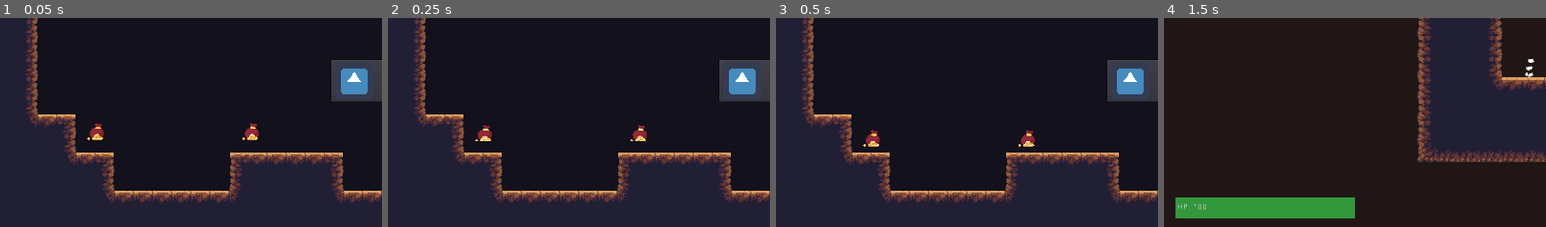
Above: before the commit, frames 1-4 (left to right).
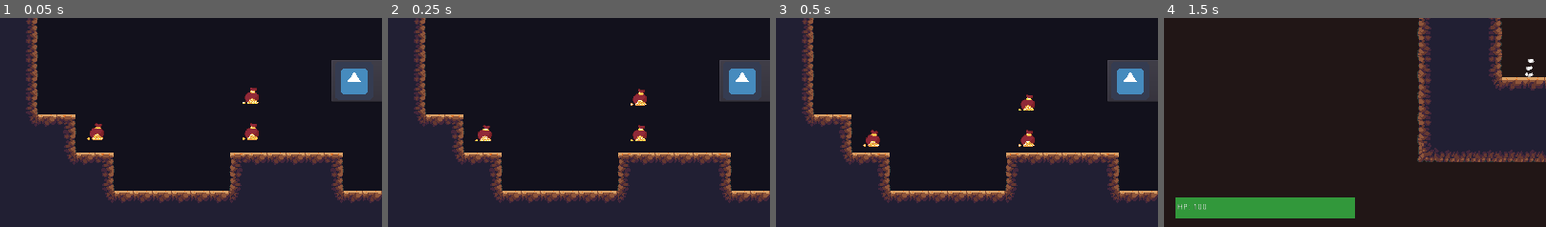
Above: after the commit, the same moments.

Repository: totalfreak/2D-Diablo
Game: Godot game, scene res://Scenes/Menus/Main Menu.tscn
Same seed, same stepped clock (60 frames per second), same inputs: the game is played once before the commit and once after it. The engine's default icon, where the game draws it, is replaced by a stand-in: a white triangle on a blue panel in a dark square.
Inputs:
- Up to frame 1 (0.05 s): no input
- Up to frame 2 (0.25 s): no input
- Up to frame 3 (0.5 s): no input
- Up to frame 4 (1.5 s): click "Play" at 0.5 s; tap Enter (ui_accept) at 1.25 s; hold Right (ui_right) from 1.28 s (still down); tap V (Attack) at 1.35 s
The pictures show only the part of the screen within x 0-50%, y 50-100%; the shares and areas given below are measured in that part.

The runs differ from the first frame. In frame 1, 0.2% of the frame differs, in the area x 63-68%, y 33-42%; in frame 2, 0.2%, in the area x 63-68%, y 33-43%; in frame 3, 0.2%; in frame 4, nothing differs.

Commit message:
Added temp SFX, and gold particles

Diff:
--- a/Globals.gd
+++ b/Globals.gd
@@ -4,6 +4,12 @@
 var maxHealth
 var gold = 0
 const GRAVITY = 20
+
+onready var deathParticle = preload("res://Scenes/FX/DeathParticles.tscn")
+onready var goldParticle = preload("res://Scenes/FX/GoldParticle.tscn")
+onready var lootSprayer = preload("res://Scenes/Loot/Loot Sprayer.tscn")
+
+
 func _ready():
 
 	pass
@@ -45,3 +51,20 @@
 
 func _Update_Gold_UI():
 	get_tree().get_root().get_node("World/HUD/GoldText").text = str(_Get_Gold())
+
+
+func _Spawn_Blood(var position):
+	var particle = deathParticle.instance()
+	particle.position = position
+	get_tree().get_root().get_node("World").add_child(particle)
+	pass
+
+func _Spawn_Loot_Sprayer(var position):
+	var sprayer = lootSprayer.instance()
+	sprayer.position = Vector2(position.x, position.y - 50)
+	get_tree().get_root().get_node("World").add_child(sprayer)
+
+func _Spawn_Gold_Particle(var position):
+	var particle = goldParticle.instance()
+	particle.position = position
+	get_tree().get_root().get_node("World").add_child(particle)
--- a/Scenes/Enemies/Enemy.gd
+++ b/Scenes/Enemies/Enemy.gd
@@ -178,7 +178,7 @@
 		text.get_node("Control/Text").text = str(damage)
 		text.get_node("AnimationPlayer").play("Appear")
 		add_child(text)
-
+		$HitSound.play()
 		if health <= 0 and not dead:
 			_Die()
 
@@ -196,6 +196,6 @@
 	print("Died")
 	dead = true
 	$CollisionShape2D.disabled = true
-	var particle = deathParticle.instance()
-	add_child(particle)
+	Globals._Spawn_Blood($DeathSprayPosition.get_global_position())
+	Globals._Spawn_Loot_Sprayer($DeathSprayPosition.get_global_position())
 	pass
--- a/Scenes/Enemies/Enemy.tscn
+++ b/Scenes/Enemies/Enemy.tscn
@@ -1,19 +1,20 @@
-[gd_scene load_steps=5 format=2]
+[gd_scene load_steps=6 format=2]
 
 [ext_resource path="res://Scenes/Enemies/Enemy.gd" type="Script" id=1]
 [ext_resource path="res://icon.png" type="Texture" id=2]
+[ext_resource path="res://Scenes/SFX/HitSound.tscn" type="PackedScene" id=3]
 
 [sub_resource type="SpriteFrames" id=1]
 
 animations = [ {
 "frames": [ ExtResource( 2 ) ],
 "loop": true,
+"name": "Idle",
+"speed": 5.0
+}, {
+"frames": [ ExtResource( 2 ) ],
+"loop": true,
 "name": "Run",
-"speed": 5.0
-}, {
-"frames": [ ExtResource( 2 ) ],
-"loop": true,
-"name": "Idle",
 "speed": 5.0
 }, {
 "frames": [ ExtResource( 2 ) ],
@@ -32,7 +33,7 @@
 custom_solver_bias = 0.0
 extents = Vector2( 32, 32 )
 
-[node name="Enemy" type="KinematicBody2D" index="0" groups=[
+[node name="Enemy" type="KinematicBody2D" groups=[
 "Enemy",
 ]]
 
@@ -45,6 +46,7 @@
 _sections_unfolded = [ "Collision", "Transform", "Z Index" ]
 moveSpeed = 50
 health = 10.0
+damage = 5
 followRange = 350
 attackRange = 50
 
@@ -131,6 +133,7 @@
 
 [node name="Bars" type="Control" parent="." index="10"]
 
+editor/display_folded = true
 anchor_left = 0.5
 anchor_top = 0.0
 anchor_right = 0.5
@@ -203,6 +206,12 @@
 max_lines_visible = -1
 _sections_unfolded = [ "Rect" ]
 
+[node name="DeathSprayPosition" type="Position2D" parent="." index="11"]
+
+position = Vector2( 0, 32 )
+
+[node name="HitSound" parent="." index="12" instance=ExtResource( 3 )]
+
 [connection signal="timeout" from="AttackTimer" to="." method="_on_AttackTimer_timeout"]
 
 [connection signal="timeout" from="TakeDamageTimer" to="." method="_on_AttackTimer_timeout"]
--- /dev/null
+++ b/Scenes/FX/GoldParticle.tscn
@@ -0,0 +1,95 @@
+[gd_scene load_steps=7 format=2]
+
+[ext_resource path="res://Sprites/Loot/Gold/Gold Coin.png" type="Texture" id=1]
+
+[sub_resource type="Gradient" id=1]
+
+offsets = PoolRealArray( 0, 0.489011, 1 )
+colors = PoolColorArray( 1, 1, 1, 0, 1, 1, 1, 0.947368, 1, 1, 1, 0 )
+
+[sub_resource type="GradientTexture" id=2]
+
+flags = 4
+gradient = SubResource( 1 )
+width = 2048
+
+[sub_resource type="Curve" id=3]
+
+min_value = 0.0
+max_value = 1.0
+bake_resolution = 100
+_data = [ Vector2( 0, 0.467773 ), 0.0, -2.02719, 0, 0, Vector2( 0.501104, 1 ), -0.317265, -0.317265, 0, 0, Vector2( 1, 0 ), 0.0, 0.0, 0, 0 ]
+
+[sub_resource type="CurveTexture" id=4]
+
+flags = 4
+width = 2048
+curve = SubResource( 3 )
+
+[sub_resource type="ParticlesMaterial" id=5]
+
+render_priority = 0
+trail_divisor = 1
+emission_shape = 0
+flag_align_y = true
+flag_rotate_y = true
+flag_disable_z = true
+spread = 90.0
+flatness = 0.64
+gravity = Vector3( 0, 0, 0 )
+initial_velocity = 100.0
+initial_velocity_random = 0.66
+angular_velocity = 0.0
+angular_velocity_random = 0.0
+orbit_velocity = 0.0
+orbit_velocity_random = 0.0
+linear_accel = 0.0
+linear_accel_random = 0.0
+radial_accel = 0.0
+radial_accel_random = 0.0
+tangential_accel = 0.0
+tangential_accel_random = 0.0
+damping = 59.84
+damping_random = 0.4
+angle = 0.0
+angle_random = 0.0
+scale = 1.0
+scale_random = 1.0
+scale_curve = SubResource( 4 )
+color_ramp = SubResource( 2 )
+hue_variation = 0.0
+hue_variation_random = 0.0
+anim_speed = 0.0
+anim_speed_random = 0.0
+anim_offset = 0.0
+anim_offset_random = 0.0
+anim_loop = false
+_sections_unfolded = [ "Angular Velocity", "Color", "Damping", "Emission Shape", "Flags", "Gravity", "Initial Velocity", "Orbit Velocity", "Scale", "Spread", "Trail" ]
+
+[node name="GoldParticle" type="Node2D" index="0"]
+
+z_index = 2
+_sections_unfolded = [ "Z Index" ]
+
+[node name="Particles2D" type="Particles2D" parent="." index="0"]
+
+rotation = -1.5708
+emitting = true
+amount = 20
+lifetime = 1.0
+one_shot = true
+preprocess = 0.0
+speed_scale = 1.0
+explosiveness = 0.95
+randomness = 0.0
+fixed_fps = 60
+fract_delta = true
+visibility_rect = Rect2( -100, -100, 200, 200 )
+local_coords = false
+draw_order = 0
+process_material = SubResource( 5 )
+texture = ExtResource( 1 )
+normal_map = null
+h_frames = 1
+v_frames = 1
+_sections_unfolded = [ "Drawing", "Pause", "Process Material", "Textures", "Time", "Transform" ]
--- a/Scenes/Loot/Gold/Gold Pouch.gd
+++ b/Scenes/Loot/Gold/Gold Pouch.gd
@@ -15,7 +15,9 @@
 
 func _on_Area2D_body_entered(body):
 	if body.get_groups().has("Player"):
+		Globals._Spawn_Gold_Particle($Physics/Area2D.get_global_position())
 		Globals._Pick_Up_Gold(goldValue)
+		body.get_node("GoldSound").play()
 		queue_free()
 		pass
 	pass # replace with function body
--- a/Scenes/Loot/Gold/Gold Pouch.tscn
+++ b/Scenes/Loot/Gold/Gold Pouch.tscn
@@ -18,13 +18,15 @@
 "Loot",
 ]]
 
+scale = Vector2( 0.75, 0.75 )
 script = ExtResource( 1 )
+_sections_unfolded = [ "Transform" ]
 
 [node name="Physics" type="RigidBody2D" parent="." index="0"]
 
 input_pickable = false
 collision_layer = 524288
-collision_mask = 524288
+collision_mask = 0
 mode = 0
 mass = 1.0
 friction = 1.0
--- a/Scenes/Loot/Loot Sprayer.gd
+++ b/Scenes/Loot/Loot Sprayer.gd
@@ -1,13 +1,16 @@
 extends Node2D
 
 var spread = 45
+onready var sprayDirections = $SprayDirections.get_children()
+var sprayDirection = -10.0
+var sprayDirectionIterator = 2.0
 var speed = 1
 var loot = []
 var gold = load("res://Scenes/Loot/Gold/Gold Pouch.tscn")
-export var sprayForce = 150.0
+export var sprayForce = 100.0
 
 func _ready():
-	for i in range(0, 10):
+	for i in range(0, 5):
 		loot.append(gold)
 	_Spray()
 	pass
@@ -21,5 +24,10 @@
 	for i in range(0, loot.size()):
 		var newLoot = loot[i].instance()
 		print("What")
-		newLoot.get_node("Physics").apply_impulse($SprayOrigin.get_global_position(), Vector2(0, -1 * sprayForce) )
+		newLoot.get_node("Physics").apply_impulse($SprayOrigin.get_global_position(), Vector2(sprayDirection, -1 * sprayForce) )
+		sprayDirection += sprayDirectionIterator
+		if sprayDirectionIterator > 10.0:
+			sprayDirectionIterator = -2.0
+		elif sprayDirectionIterator < -10.0:
+			sprayDirectionIterator = 2.0
 		$SprayOrigin.add_child(newLoot)
--- a/Scenes/Loot/Loot Sprayer.tscn
+++ b/Scenes/Loot/Loot Sprayer.tscn
@@ -2,9 +2,26 @@
 
 [ext_resource path="res://Scenes/Loot/Loot Sprayer.gd" type="Script" id=1]
 
-[node name="Loot Sprayer" type="Node2D"]
+[node name="Loot Sprayer" type="Node2D" index="0"]
 
 script = ExtResource( 1 )
-sprayForce = 150.0
+sprayForce = 100.0
 
 [node name="SprayOrigin" type="Position2D" parent="." index="0"]
+
+[node name="SprayDirections" type="Node2D" parent="." index="1"]
+
+[node name="Position2D" type="Position2D" parent="SprayDirections" index="0"]
+
+position = Vector2( -10, -10 )
+_sections_unfolded = [ "Transform" ]
+
+[node name="Position2D2" type="Position2D" parent="SprayDirections" index="1"]
+
+position = Vector2( 0, -10 )
+_sections_unfolded = [ "Transform" ]
+
+[node name="Position2D3" type="Position2D" parent="SprayDirections" index="2"]
+
+position = Vector2( 10, -10 )
+_sections_unfolded = [ "Transform" ]
--- a/Scenes/Menus/Main Menu.tscn
+++ b/Scenes/Menus/Main Menu.tscn
@@ -165,11 +165,15 @@
 
 position = Vector2( 420, 540 )
 
-[node name="Gold Pouch2" parent="." index="6" instance=ExtResource( 8 )]
+[node name="Gold Pouch4" parent="." index="6" instance=ExtResource( 8 )]
+
+position = Vector2( 420, 480 )
+
+[node name="Gold Pouch2" parent="." index="7" instance=ExtResource( 8 )]
 
 position = Vector2( 860, 480 )
 
-[node name="Gold Pouch3" parent="." index="7" instance=ExtResource( 8 )]
+[node name="Gold Pouch3" parent="." index="8" instance=ExtResource( 8 )]
 
 position = Vector2( 160, 540 )
 
--- a/Scenes/Player/Player.gd
+++ b/Scenes/Player/Player.gd
@@ -179,6 +179,7 @@
 		text.get_node("Control/Text").text = str(damage)
 		text.get_node("AnimationPlayer").current_animation = "Appear"
 		add_child(text)
+		$HitSound.play()
 		if health <= 0 and not dead:
 			_Die()
 		Globals._Set_Health(health)
--- a/Scenes/Player/Player.tscn
+++ b/Scenes/Player/Player.tscn
@@ -18,6 +18,8 @@
 [ext_resource path="res://Sprites/Player/Ranger/Ranger14.png" type="Texture" id=16]
 [ext_resource path="res://Scenes/UI/Background.tscn" type="PackedScene" id=17]
 [ext_resource path="res://Scenes/Weapons/Swords/Sword.tscn" type="PackedScene" id=18]
+[ext_resource path="res://Scenes/SFX/HitSound.tscn" type="PackedScene" id=19]
+[ext_resource path="res://Sounds/Pickup_Coin.wav" type="AudioStream" id=20]
 
 [sub_resource type="Animation" id=1]
 
@@ -267,7 +269,12 @@
 "speed": 5.0
 } ]
 
-[node name="Player" type="KinematicBody2D" groups=[
+[sub_resource type="AudioStreamRandomPitch" id=9]
+
+audio_stream = ExtResource( 20 )
+random_pitch = 1.2
+
+[node name="Player" type="KinematicBody2D" index="0" groups=[
 "Player",
 ]]
 
@@ -421,9 +428,22 @@
 
 [node name="JumpParticleContainer" type="Node2D" parent="." index="8"]
 
+editor/display_folded = true
 _sections_unfolded = [ "Transform" ]
 
 [node name="JumpParticlePoint" type="Position2D" parent="JumpParticleContainer" index="0"]
 
 position = Vector2( 0, 19 )
 _sections_unfolded = [ "Transform" ]
+
+[node name="HitSound" parent="." index="9" instance=ExtResource( 19 )]
+
+[node name="GoldSound" type="AudioStreamPlayer" parent="." index="10"]
+
+stream = SubResource( 9 )
+volume_db = -13.43
+pitch_scale = 1.1
+autoplay = false
+mix_target = 0
+bus = "Master"
+_sections_unfolded = [ "Pause" ]
--- /dev/null
+++ b/Scenes/SFX/HitSound.tscn
@@ -0,0 +1,18 @@
+[gd_scene load_steps=3 format=2]
+
+[ext_resource path="res://Sounds/Hit_Hurt.wav" type="AudioStream" id=1]
+
+[sub_resource type="AudioStreamRandomPitch" id=9]
+
+audio_stream = ExtResource( 1 )
+random_pitch = 1.86
+
+[node name="HitSound" type="AudioStreamPlayer"]
+
+stream = SubResource( 9 )
+volume_db = -13.43
+pitch_scale = 0.4
+autoplay = false
+mix_target = 0
+bus = "Master"
+_sections_unfolded = [ "Pause" ]
--- a/Scenes/TileMaps/TileMapTemplate.tscn
+++ b/Scenes/TileMaps/TileMapTemplate.tscn
@@ -2,7 +2,7 @@
 
 [ext_resource path="res://Scenes/TileSets/GrassAutoTileSet.tres" type="TileSet" id=1]
 
-[node name="TileMap" type="TileMap" index="0" groups=[
+[node name="TileMap" type="TileMap" groups=[
 "Solids",
 ]]
 
@@ -18,8 +18,8 @@
 collision_use_kinematic = false
 collision_friction = 1.0
 collision_bounce = 0.0
-collision_layer = 3
-collision_mask = 1
+collision_layer = 524291
+collision_mask = 524289
 occluder_light_mask = 1
 format = 1
 tile_data = PoolIntArray( 262161, 2, 0, 327680, 0, 6, 327681, 0, 196609, 327682, 0, 196609, 327683, 0, 196609, 327684,  …(682 unchanged characters)…
--- a/Scenes/Worlds/Cave World/World1.tscn
+++ b/Scenes/Worlds/Cave World/World1.tscn
@@ -14,8 +14,6 @@
 
 [node name="TileMap" parent="." index="1" instance=ExtResource( 2 )]
 
-collision_layer = 524291
-collision_mask = 524289
 tile_data = PoolIntArray( 262142, 0, 1, 262143, 0, 65536, 196608, 0, 65536, 196609, 0, 65536, 196610, 0, 65536, 196611, …(2181 unchanged characters)…
 
 [node name="Portal" parent="." index="2" groups=[
--- a/Scenes/Worlds/Cave World/World2.tscn
+++ b/Scenes/Worlds/Cave World/World2.tscn
@@ -26,7 +26,7 @@
 collision_friction = 1.0
 collision_bounce = 0.0
 collision_layer = 524291
-collision_mask = 1
+collision_mask = 524289
 occluder_light_mask = 1
 format = 1
 tile_data = PoolIntArray( -262150, 0, 1, -262149, 0, 65536, -262148, 0, 65536, -262147, 0, 65536, -262146, 0, 65536, -2 …(9545 unchanged characters)…
@@ -48,12 +48,10 @@
 [node name="Enemy" parent="." index="3" instance=ExtResource( 4 )]
 
 position = Vector2( 531, 616 )
-damage = 5
 
 [node name="Enemy2" parent="." index="4" instance=ExtResource( 4 )]
 
 position = Vector2( 880, 488 )
-damage = 5
 
 [node name="HUD" parent="." index="5" instance=ExtResource( 5 )]
 
--- a/Scenes/Worlds/Cave World/World3.tscn
+++ b/Scenes/Worlds/Cave World/World3.tscn
@@ -6,8 +6,9 @@
 [ext_resource path="res://Scenes/Enemies/Enemy.tscn" type="PackedScene" id=4]
 [ext_resource path="res://Scenes/UI/HUD.tscn" type="PackedScene" id=5]
 [ext_resource path="res://Scenes/Loot/Gold/Gold Pouch.tscn" type="PackedScene" id=6]
+[ext_resource path="res://Scenes/Loot/Loot Sprayer.tscn" type="PackedScene" id=7]
 
-[node name="World" type="Node2D" index="0"]
+[node name="World" type="Node2D"]
 
 [node name="TileMap" type="TileMap" parent="." index="0" groups=[
 "Solids",
@@ -26,7 +27,7 @@
 collision_friction = 1.0
 collision_bounce = 0.0
 collision_layer = 524291
-collision_mask = 1
+collision_mask = 524289
 occluder_light_mask = 1
 format = 1
 tile_data = PoolIntArray( -262150, 0, 1, -262149, 0, 65536, -262148, 0, 65536, -262147, 0, 65536, -262146, 0, 65536, -2 …(4389 unchanged characters)…
@@ -48,22 +49,18 @@
 [node name="Enemy" parent="." index="3" instance=ExtResource( 4 )]
 
 position = Vector2( 696, 416 )
-damage = 5
 
 [node name="Enemy2" parent="." index="4" instance=ExtResource( 4 )]
 
 position = Vector2( 1336, 864 )
-damage = 5
 
 [node name="Enemy3" parent="." index="5" instance=ExtResource( 4 )]
 
 position = Vector2( 1088, 224 )
-damage = 5
 
 [node name="Enemy4" parent="." index="6" instance=ExtResource( 4 )]
 
 position = Vector2( 64, 24 )
-damage = 5
 
 [node name="HUD" parent="." index="7" instance=ExtResource( 5 )]
 
@@ -105,5 +102,9 @@
 
 position = Vector2( 1248, 864 )
 
+[node name="Loot Sprayer" parent="." index="17" instance=ExtResource( 7 )]
+
+position = Vector2( -60, 900 )
+
 
 [editable path="HUD"]
--- a/Scenes/Worlds/HubWorld.tscn
+++ b/Scenes/Worlds/HubWorld.tscn
@@ -5,7 +5,7 @@
 [ext_resource path="res://Scenes/UI/HUD.tscn" type="PackedScene" id=3]
 [ext_resource path="res://Scenes/Interactives/HubPortal.tscn" type="PackedScene" id=4]
 
-[node name="World" type="Node2D" index="0"]
+[node name="World" type="Node2D"]
 
 [node name="TileMap" parent="." index="0" instance=ExtResource( 1 )]
 
Not shown: 2 places in Scenes/Loot/Gold/Gold Pouch.tscn that only renumber resources
Not shown: 1 places in Scenes/Player/Player.tscn that only renumber resources
Not shown: 1 places in Scenes/Worlds/Cave World/World3.tscn that only renumber resources
Not shown, added: Sounds/Hit_Hurt.ogg.import
Not shown, added: Sounds/Hit_Hurt.wav.import
Not shown, added: Sounds/Pickup_Coin.ogg.import
Not shown, added: Sounds/Pickup_Coin.wav.import
Binary file added: Sprites/Loot/Gold/Gold Coin.png
Not shown, added: Sprites/Loot/Gold/Gold Coin.png.import
Not shown, changed: Builds/Linux/2D Diablo.pck
Not shown, changed: Builds/Mac/2D Diablo.zip
Not shown, changed: Builds/Web/index.pck
(and 5 more such lines)
